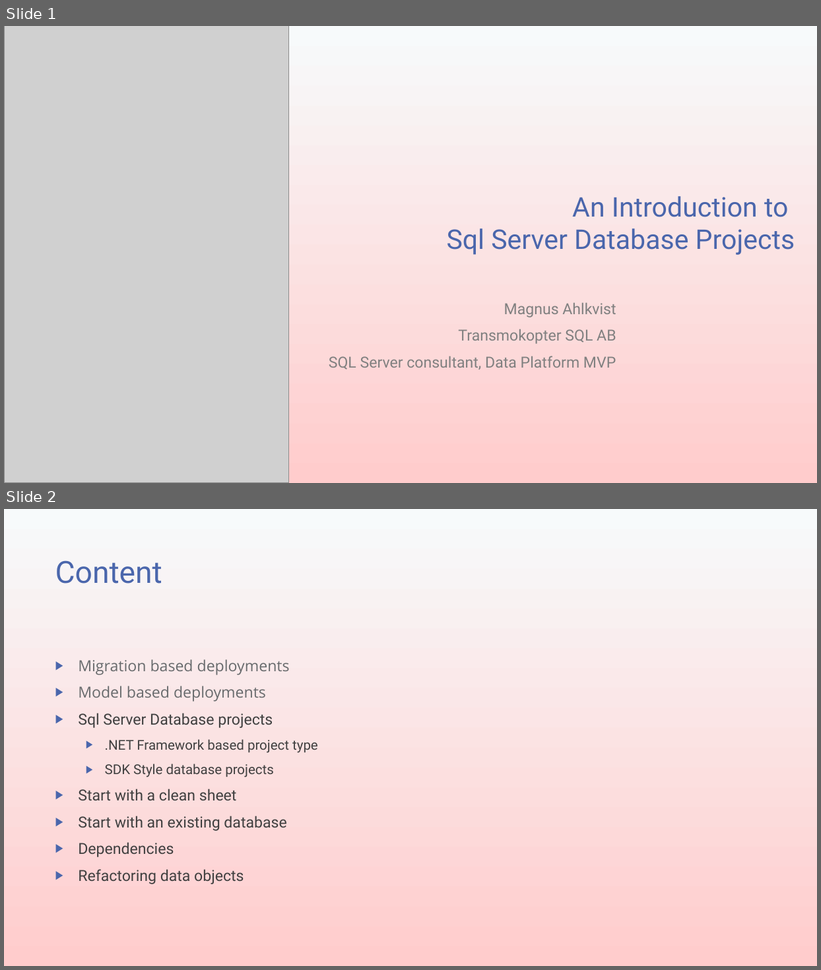
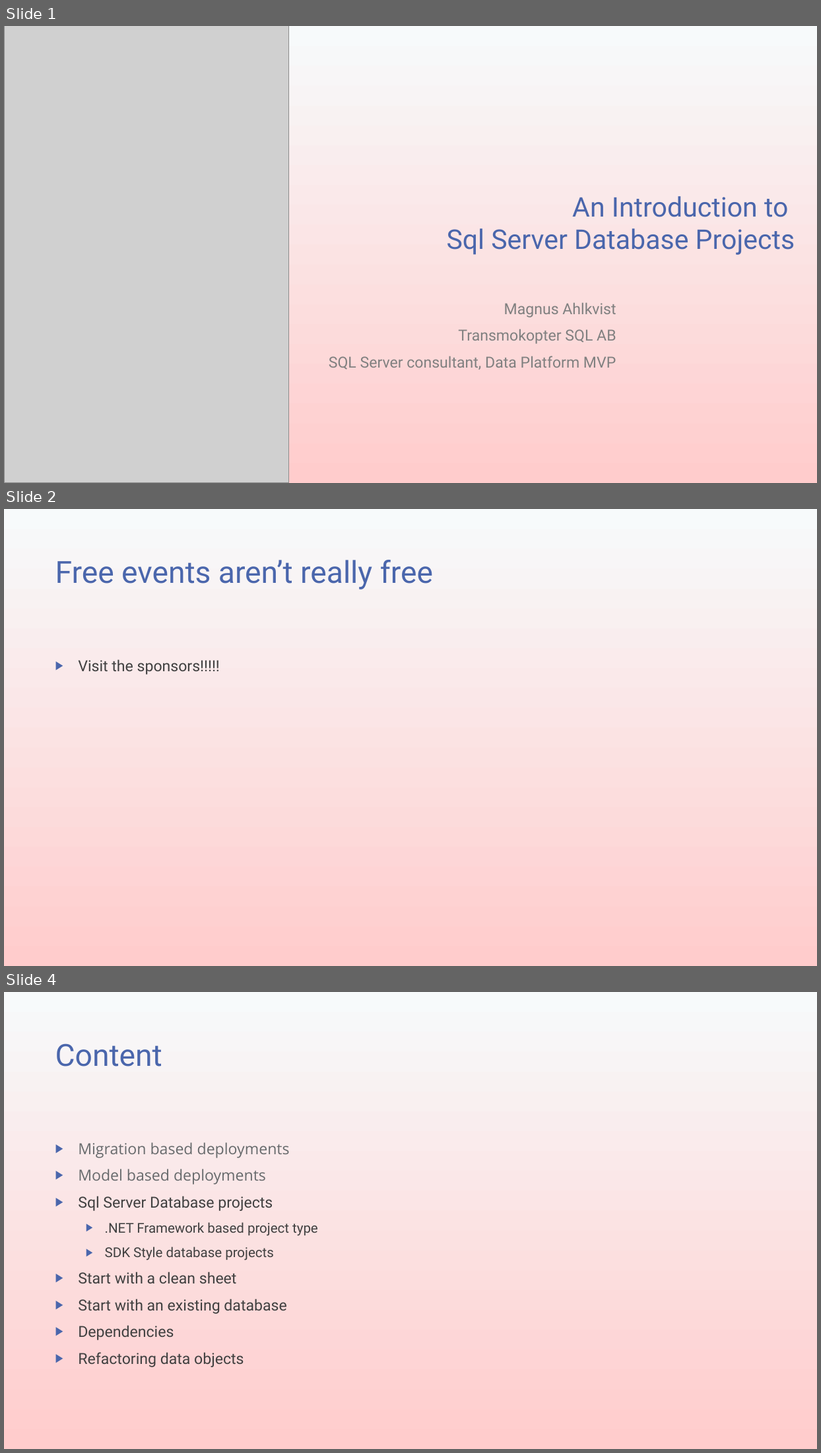
Before and after one commit to transmokopter/Presentations, a slide deck: an-introduction-to-sql-server-database-projects/an-introduction-to-sql-server-database-projects.pptx. Shown one above the other, each under a label of ours: slides 1 and 2 before the commit, slides 1, 2 and 4 after it; the slides between them are not shown. The pictures are 821x970 and 821x1453 pixels, drawn with LibreOffice and Linux fonts; fonts in the diff are those of the drawing; grey boxes stand for pictures; background and template pictures are left out. Boxes give left, top, right and bottom in pixels: in the first picture for what was removed or moved away, otherwise in the second. Text is boxed around its words. In the diff, an @@ line names an element or a change of style, - is before the commit and + after.

```diff
--- a/an-introduction-to-sql-server-database-projects/an-introduction-to-sql-server-database-projects.pptx
+++ b/an-introduction-to-sql-server-database-projects/an-introduction-to-sql-server-database-projects.pptx
@@ slide 2 added at [4, 509, 817, 966], background gradient #F7FAFB to #FFCCCC @@
@@ title added at [55, 560, 433, 590], 36 pt, text #4A66AC @@
+Free events aren’t really free
@@ text added at [78, 659, 220, 675], 18 pt, text #404040 @@
+▶ Visit the sponsors!!!!!
@@ what was slide 2 is now slide 4 @@
```
Also in this commit, not shown: 2 slides changed, 8 other slides added, 19 other files.
